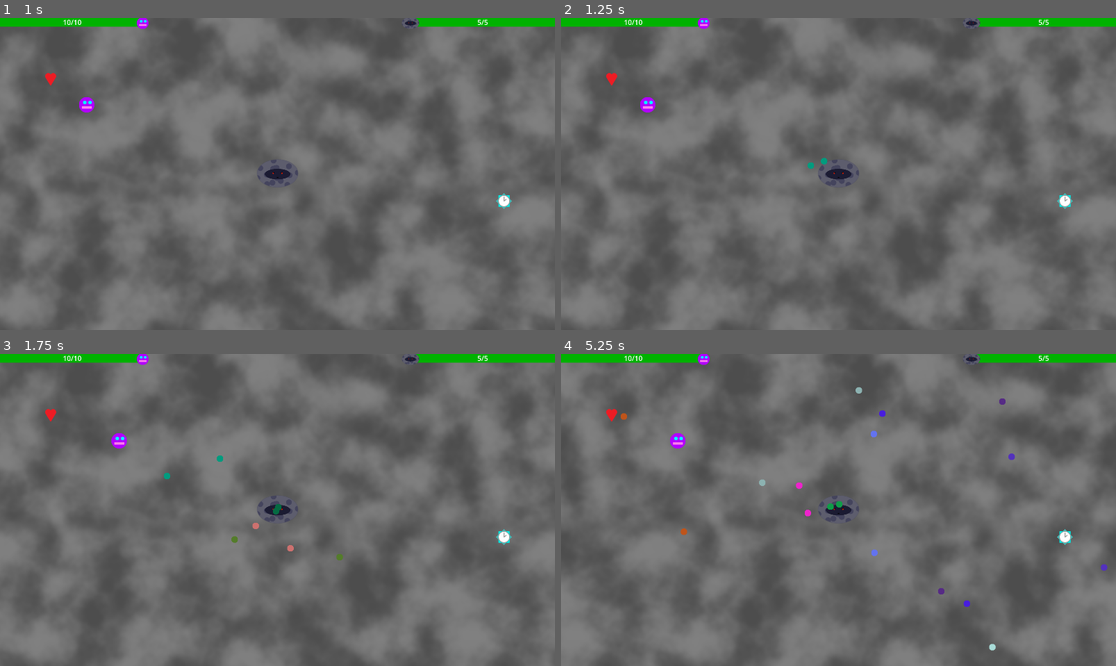
Above: before the commit, frames 1-4 (two rows, left to right).
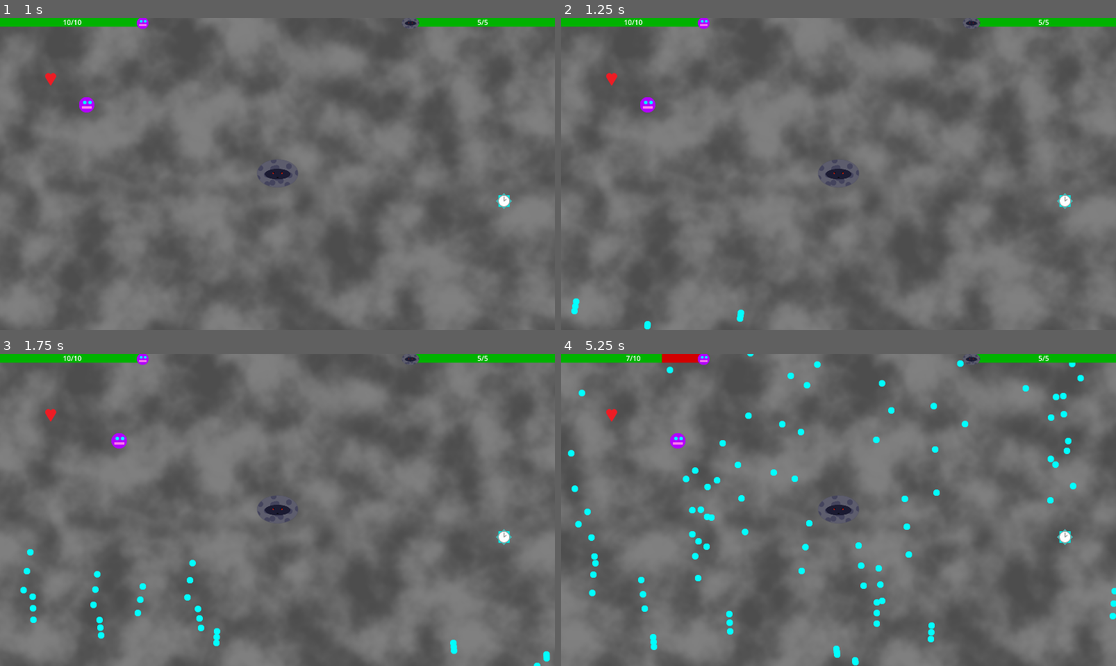
Above: after the commit, the same moments.

Repository: Antoine-Lagache/GameJam_2025
Game: Godot game, scene res://scene/start_menu.tscn
Same seed, same stepped clock (60 frames per second), same inputs: the game is played once before the commit and once after it.
Inputs (mouse positions are in pixels of both pictures, inside the frame that each line leads up to):
- Up to frame 1 (1 s): click "Start Game" at 0.5 s
- Up to frame 2 (1.25 s): no input
- Up to frame 3 (1.75 s): move the mouse to (399, 494) at 1.27 s; hold Right (right) from 1.28 s (still down); hold Shift from 1.28 s (still down)
- Up to frame 4 (5.25 s): move the mouse to (727, 525) at 2.02 s; release Right (right) at 2.03 s; release Shift at 2.03 s; hold Down (down) 2.03-2.78 s; tap Shift at 2.1, 3.6, 5.1 s; move the mouse to (894, 441) at 2.77 s; hold Right (right) 2.78-3.53 s; hold Shift 2.78-3.53 s; move the mouse to (810, 572) at 3.52 s; hold Up (up) 3.53-4.28 s; move the mouse to (1005, 556) at 4.27 s; hold Shift 4.28-5.03 s; hold Left (left) from 4.28 s (still down); move the mouse to (672, 463) at 5.02 s

Frame 1 is identical in both runs. In frame 2, 0.2% of the frame differs, in the area x 1-48%, y 44-100%; in frame 3, 0.8%; in frame 4, 2.6%, in the area x 1-100%, y 0-100%.

Commit message:
2 moar patterns

Diff:
--- a/gamejame/script/mechant.gd
+++ b/gamejame/script/mechant.gd
@@ -6,7 +6,7 @@
 var bullet_limit:int = 100
 var pattern = pattern_path.instantiate()
 var pattern2 = pattern_path.instantiate()
-var max_pattern = 16
+var max_pattern = 18
 @onready var boss_hit_sound: AudioStreamPlayer2D = $BossHitSound
 var number_of_flash: int
 var hardcore = false # hell
@@ -16,9 +16,9 @@
 	add_to_group("mechant")
 	var screen = DisplayServer.window_get_size()
 	position = Vector2(screen.x/2, screen.y/2)
-	print(position)
-	# pattern.pattern_id=max_pattern # Test only
-	pattern.pattern_id=randi_range(1,max_pattern)
+	# print(position)
+	pattern.pattern_id=max_pattern # Test only
+	# pattern.pattern_id=randi_range(1,max_pattern)
 	add_child(pattern)
 	if Global.niveau > 1:
 		max_health = 10
--- a/gamejame/script/pattern.gd
+++ b/gamejame/script/pattern.gd
@@ -54,9 +54,9 @@
 		16:
 			pattern_16()
 		17:
-			pass
+			pattern_17()
 		18:
-			pass
+			pattern_18()
 		19:
 			pass
 		20:
@@ -324,7 +324,7 @@
 			angle += 0.1
 		await get_tree().create_timer(0.05).timeout
 
-func pattern_16():
+func pattern_16(): # arrow
 	await get_tree().create_timer(0.5).timeout # On evite le spawn kill au chgt de pattern
 	player =  get_tree().get_nodes_in_group("player")[0]
 	mechant =  get_tree().get_nodes_in_group("mechant")[0]
@@ -341,6 +341,49 @@
 					new_bullet.direction = angle - 0.1*(i-circle_size/4) + 0.1*circle_size/4
 				add_child(new_bullet)
 		await get_tree().create_timer(0.5).timeout
+
+func pattern_17(): # rain
+	await get_tree().create_timer(0.5).timeout # On evite le spawn kill au chgt de pattern
+	mechant =  get_tree().get_nodes_in_group("mechant")[0]
+	while(pattern_id == 17):
+		if len(get_tree().get_nodes_in_group("bullet")) < bullet_limit and Global.time_speed:
+			var drop_size = 3
+			var pos = Vector2(randf_range(0,DisplayServer.window_get_size().x),0) - mechant.position
+			var angle = PI/2 + randf_range(-0.2,0.2)
+			for i in range(drop_size):
+				var new_bullet:Node = bullet.instantiate()
+				new_bullet.speed = 400 + i*100
+				new_bullet.color = Color("dark blue")
+				new_bullet.position = pos
+				new_bullet.direction = angle
+				add_child(new_bullet)
+		await get_tree().create_timer(0.05).timeout
+
+func pattern_18(): # reversed rain
+	await get_tree().create_timer(0.5).timeout # On evite le spawn kill au chgt de pattern
+	mechant =  get_tree().get_nodes_in_group("mechant")[0]
+	while(pattern_id == 18):
+		if len(get_tree().get_nodes_in_group("bullet")) < bullet_limit and Global.time_speed:
+			var drop_size = 3
+			var pos = Vector2(randf_range(0,DisplayServer.window_get_size().x),DisplayServer.window_get_size().y) - mechant.position
+			var angle = -PI/2 + randf_range(-0.2,0.2)
+			for i in range(drop_size):
+				var new_bullet:Node = bullet.instantiate()
+				new_bullet.speed = 400 + i*100
+				new_bullet.color = Color("cyan")
+				new_bullet.position = pos
+				new_bullet.direction = angle
+				add_child(new_bullet)
+		await get_tree().create_timer(0.05).timeout
+
+
+
+
+
+
+
+
+
 
 
 
